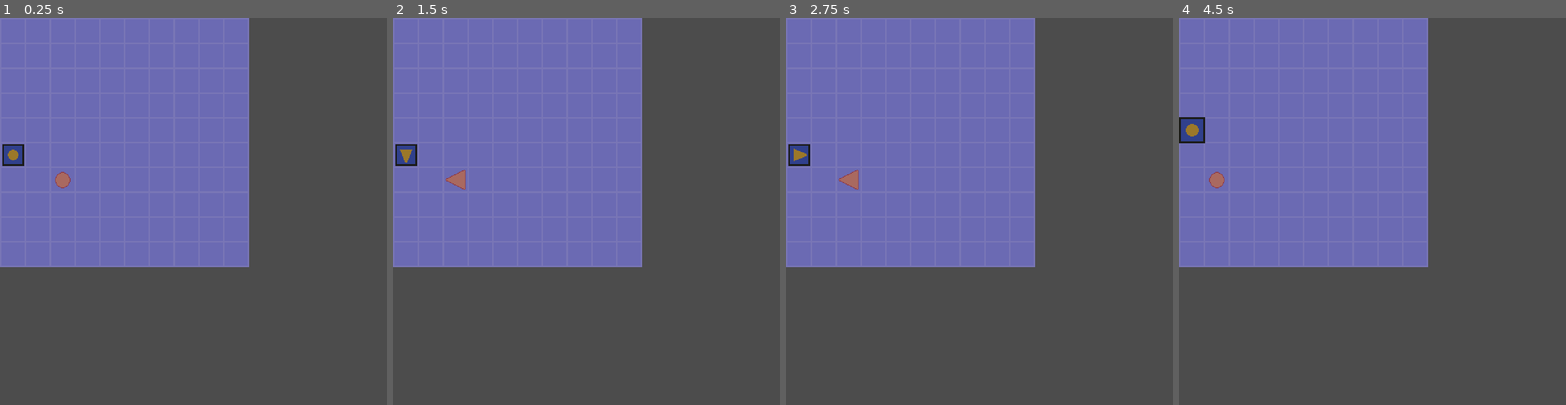
Above: before the commit, frames 1-4 (left to right).
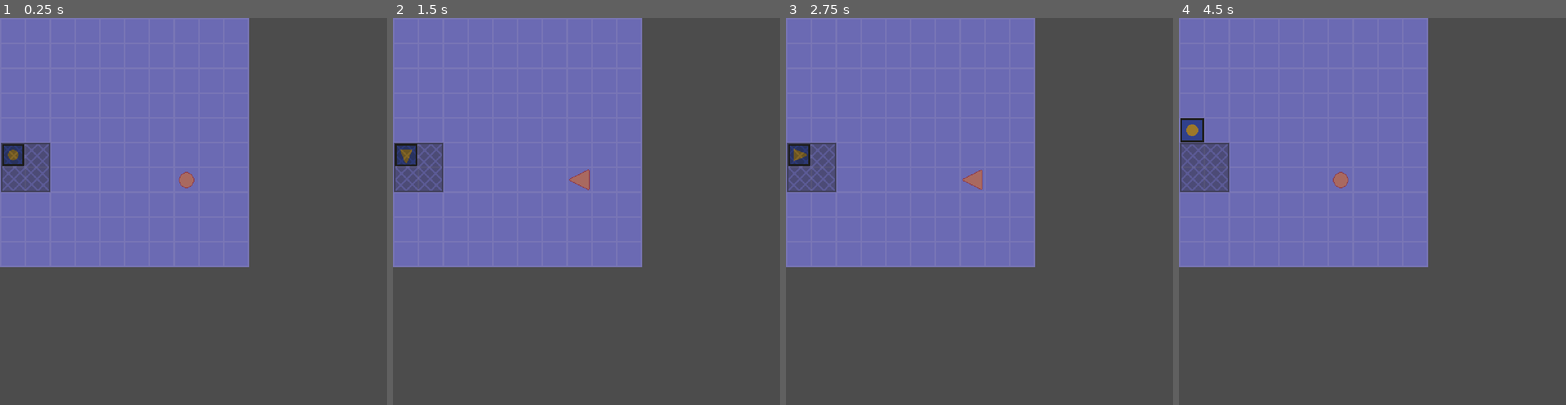
Above: after the commit, the same moments.

Repository: nolenroyalty/Click-Click-Trick
Game: Godot game, scene res://battlefield/Battlefield.tscn
The game is run twice, just before and just after one commit, with the same random seed, the same clock (stepped at 60 frames per second) and the same inputs. The project has no main scene, so this scene is started directly.
Inputs:
- Up to frame 1 (0.25 s): no input
- Up to frame 2 (1.5 s): tap Enter at 0.5 s; hold D (player_right) 0.53-1.28 s; tap Space (player_cancel) at 1.25 s; hold S (player_down) from 1.28 s (still down)
- Up to frame 3 (2.75 s): tap Enter at 2 s; release S (player_down) at 2.03 s; hold D (player_right) from 2.03 s (still down)
- Up to frame 4 (4.5 s): tap Space (player_cancel) at 2.75 s; release D (player_right) at 2.78 s; hold W (player_up) 2.78-3.53 s; tap Enter at 3.5 s; hold A (player_left) from 3.53 s (still down); tap Z (DEBUG_pulse) at 4.15 s

The runs differ from the first frame. In frame 1, 1.7% of the frame differs, in the area x 0-51%, y 32-45%; in frame 2, 1.8%; in frame 3, 1.8%; in frame 4, 1.9%, in the area x 0-44%, y 25-45%.

Commit message:
generic pulsing, basic zone, basic enemy movement, some cleanup

Diff:
--- a/battlefield/Battlefield.gd
+++ b/battlefield/Battlefield.gd
@@ -3,10 +3,9 @@
 onready var player = $Player
 onready var beat_timer = $BeatTimer
 
-enum BEAT { NOOP, SHOW, EXECUTE }
 enum S { WAIT, TICKING }
-const FOURFOUR_SIMPLE = [ BEAT.NOOP, BEAT.SHOW, BEAT.SHOW, BEAT.EXECUTE ]
-const TRACKS = [[ MusicLoop.TRACKS.START_60BPM, FOURFOUR_SIMPLE, 60 ]]
+var FOURFOUR_SIMPLE = [ U.BEAT.NOOP, U.BEAT.SHOW, U.BEAT.SHOW, U.BEAT.MOVE ]
+var TRACKS = [[ MusicLoop.TRACKS.START_60BPM, FOURFOUR_SIMPLE, 60 ]]
 
 var track = TRACKS[0]
 var beat_count = 0
@@ -29,23 +28,26 @@
 	var beat = get_beat()
 	incr_beat()
 	tick_enemies(beat)
+	tick_traps(beat)
 
 	match beat:
-		BEAT.NOOP:
+		U.BEAT.NOOP:
 			player.record()
-		BEAT.SHOW:
+			# Remove dead enemies
+		U.BEAT.SHOW:
 			# Pulse enemies
 			# Show each enemies' next move
 			player.pulse()
-		BEAT.EXECUTE:
+		U.BEAT.MOVE:
 			player.execute()
 			# Move the player
 			move(player, U.d(player.direction))
 			move_enemies()
-			# Move the enemies
-			# Penalize enemies that fell for a trap
-			# Remove dead enemies
-			# Handle collisions for enemies / projectiles after removing dead ones
+			# Collision won't fire on this frame, so we can't handle
+			# collisions here. We can either handle them on the next beat
+			# (probably awkward from a gameplay perspective) or we can
+			# handle them in the relevant trap code as they trigger.
+			# I think the latter is the better option.
 
 func _process(_delta):
 	match state:
@@ -57,10 +59,7 @@
 func move_enemies():
 	for enemy in get_enemies():
 		for direction in enemy.get_directions():
-			print(direction)
-			var d = U.d(direction)
-			print(d)
-			move(enemy, d)
+			move(enemy, U.d(direction))
 
 func tick_enemies(beat):
 	for enemy in get_enemies():
@@ -70,9 +69,13 @@
 	for enemy in get_enemies():
 		enemy.init(player)
 
+func tick_traps(beat):
+	for trap in get_traps():
+		trap.tick(beat)
+
 func start_music():
 	state = S.TICKING
-	beat_timer.wait_time = 60.0 / _bpm()
+	beat_timer.wait_time = U.beat_time
 	beat_timer.connect("timeout", self, "execute_tick")
 	MusicLoop.start(_music())
 	execute_tick()
@@ -87,7 +90,6 @@
 	var pos = U.pos_(node)
 	var new_pos = pos + d
 	var clamped = new_pos
-	# print("%s | %s | %s | %s" % [pos_(node), pos, new_pos, clamped])
 	clamped.x = clamp(new_pos.x, 0, width - 1)
 	clamped.y = clamp(new_pos.y, 0, height - 1)
 	node.position = clamped * C.CELL_SIZE + C.GRID_OFFSET
@@ -101,11 +103,20 @@
 			e.append(enemy)
 	return e
 
+func get_traps():
+	var t = []
+	for trap in get_children():
+		if trap.is_in_group("trap"):
+			t.append(trap)
+	return t
+
 func _ready():
+	U.set_bpm(_bpm())
 	start_music()
 	init_enemies()
 	width = $Grid.width
 	height = $Grid.height
+
 
 func _music():
 	return track[0]
--- a/battlefield/Battlefield.tscn
+++ b/battlefield/Battlefield.tscn
@@ -1,9 +1,10 @@
-[gd_scene load_steps=5 format=2]
+[gd_scene load_steps=6 format=2]
 
 [ext_resource path="res://battlefield/GridBackground.tscn" type="PackedScene" id=1]
 [ext_resource path="res://player/Player.tscn" type="PackedScene" id=2]
 [ext_resource path="res://battlefield/Battlefield.gd" type="Script" id=3]
 [ext_resource path="res://enemies/SimpleEnemy.tscn" type="PackedScene" id=4]
+[ext_resource path="res://traps/Zone.tscn" type="PackedScene" id=5]
 
 [node name="Battlefield" type="Node2D"]
 script = ExtResource( 3 )
@@ -16,4 +17,7 @@
 [node name="BeatTimer" type="Timer" parent="."]
 
 [node name="BasicEnemy" parent="." instance=ExtResource( 4 )]
-position = Vector2( 65, 193 )
+position = Vector2( 225, 193 )
+
+[node name="Zone" parent="." instance=ExtResource( 5 )]
+position = Vector2( 1, 161 )
--- /dev/null
+++ b/effects/PulseTween.gd
@@ -0,0 +1,25 @@
+extends Tween
+
+# Attach to any node with a Sprite child and call pulse() to make it pulse.
+var sprite
+
+func interp(time, start, end):
+	var _ignore = interpolate_property(sprite, "scale", start, end, time, TRANS_QUAD, EASE_OUT)
+
+func pulse():
+	# I don't quite understand why, but this doesn't look right if we divide time by 2.0 as you'd expect.
+	# My bet is that there's a race and we call pulse a frame too early or late, so we're still in the
+	# last frame of the prior animation when we call our next pulse. Or something. The behavior does
+	# change if we don't provide "null" and instead provide 1, 1 or amount. Anyway, it's not a huge deal
+	# and pulsing like this kinda looks nicer anyway so I'm not going to worry about it.
+	var amount = U.v(1.1, 1.1)
+	var time = U.beat_time / 3.0
+	interp(time, null, amount)
+	var _ignore = start()
+	yield(self, "tween_completed")
+	interp(time, null, U.v(1, 1))
+	_ignore = start()
+
+# Called when the node enters the scene tree for the first time.
+func _ready():
+	sprite = get_parent().get_node("Sprite")
--- /dev/null
+++ b/effects/PulseTween.tscn
@@ -0,0 +1,6 @@
+[gd_scene load_steps=2 format=2]
+
+[ext_resource path="res://effects/PulseTween.gd" type="Script" id=1]
+
+[node name="PulseTween" type="Tween"]
+script = ExtResource( 1 )
--- a/enemies/SimpleEnemy.gd
+++ b/enemies/SimpleEnemy.gd
@@ -1,6 +1,7 @@
 extends Node2D
 
 onready var sprite = $Sprite
+onready var pulse_tween = $PulseTween
 var player : Node2D
 var direction = U.D.NONE
 
@@ -47,13 +48,17 @@
 func get_directions():
 	return [direction]
 
+func pulse():
+	pulse_tween.pulse()
+
 func tick(beat):
 	match beat:
 		U.BEAT.NOOP:
 			direction = U.D.NONE
 		U.BEAT.SHOW:
 			direction = player_direction()
+			pulse()
 			# Pulse?
-		U.BEAT.EXECUTE:
+		U.BEAT.MOVE:
 			pass
 	display_current_move()
--- a/enemies/SimpleEnemy.tscn
+++ b/enemies/SimpleEnemy.tscn
@@ -1,7 +1,11 @@
-[gd_scene load_steps=3 format=2]
+[gd_scene load_steps=5 format=2]
 
 [ext_resource path="res://enemies/sprites/basicenemy.png" type="Texture" id=1]
 [ext_resource path="res://enemies/SimpleEnemy.gd" type="Script" id=2]
+[ext_resource path="res://effects/PulseTween.tscn" type="PackedScene" id=3]
+
+[sub_resource type="RectangleShape2D" id=1]
+extents = Vector2( 15, 15 )
 
 [node name="BasicEnemy" type="Node2D" groups=["enemy"]]
 script = ExtResource( 2 )
@@ -10,3 +14,13 @@
 position = Vector2( 16, 16 )
 texture = ExtResource( 1 )
 hframes = 2
+
+[node name="Area2D" type="Area2D" parent="."]
+collision_layer = 2
+collision_mask = 0
+
+[node name="CollisionShape2D" type="CollisionShape2D" parent="Area2D"]
+position = Vector2( 16, 16 )
+shape = SubResource( 1 )
+
+[node name="PulseTween" parent="." instance=ExtResource( 3 )]
--- a/globals/Utilities.gd
+++ b/globals/Utilities.gd
@@ -3,7 +3,10 @@
 func v(x, y): return Vector2(x, y)
 
 enum D { NONE, UP, DOWN, LEFT, RIGHT }
-enum BEAT { NOOP, SHOW, EXECUTE }
+enum BEAT { NOOP, SHOW, MOVE }
+
+var bpm = 0 setget set_bpm
+var beat_time = 0
 
 func d(d_):
 	match d_:
@@ -19,3 +22,7 @@
 	var x = int(p.x / C.CELL_SIZE)
 	var y = int(p.y / C.CELL_SIZE)
 	return v(x, y)
+
+func set_bpm(bpm_):
+	bpm = bpm_
+	beat_time = 60.0 / bpm
--- a/player/Player.gd
+++ b/player/Player.gd
@@ -3,7 +3,7 @@
 enum S { RECORDING, MOVING }
 
 onready var sprite = $Sprite
-onready var anim = $AnimationPlayer
+onready var pulse_tween = $PulseTween
 
 var state = S.RECORDING
 var direction = U.D.NONE
@@ -62,4 +62,5 @@
 			pulse()
 
 func pulse():
-	anim.play("pulse")
+	pulse_tween.pulse()
+	# anim.play("pulse")
--- a/player/Player.tscn
+++ b/player/Player.tscn
@@ -1,7 +1,8 @@
-[gd_scene load_steps=5 format=2]
+[gd_scene load_steps=6 format=2]
 
 [ext_resource path="res://player/sprites/player4.png" type="Texture" id=1]
 [ext_resource path="res://player/Player.gd" type="Script" id=2]
+[ext_resource path="res://effects/PulseTween.tscn" type="PackedScene" id=3]
 
 [sub_resource type="Animation" id=1]
 length = 0.001
@@ -57,3 +58,5 @@
 [node name="AnimationPlayer" type="AnimationPlayer" parent="."]
 anims/RESET = SubResource( 1 )
 anims/pulse = SubResource( 2 )
+
+[node name="PulseTween" parent="." instance=ExtResource( 3 )]
--- a/project.godot
+++ b/project.godot
@@ -93,6 +93,12 @@
  ]
 }
 
+[layer_names]
+
+2d_physics/layer_1="player"
+2d_physics/layer_2="enemy"
+2d_physics/layer_3="terrain"
+
 [mono]
 
 project/assembly_name="dont-do-that"
--- /dev/null
+++ b/traps/Zone.gd
@@ -0,0 +1,31 @@
+extends Node2D
+
+var present_enemies = {}
+
+func get_enemy(area):
+	var potential_enemy = area.get_parent()
+	if potential_enemy.is_in_group("enemy"):
+		return potential_enemy
+	else:
+		print("Potential bug: get_enemy called with something that wasn't an enemy! Area: %s | Parent: %s" % [area, potential_enemy])
+		return null
+
+func enemy_entered(area):
+	var enemy = get_enemy(area)
+	if enemy:
+		present_enemies[enemy] = true
+
+func enemy_exited(area):
+	var enemy = get_enemy(area)
+	if enemy:
+		if present_enemies.erase(enemy):
+			pass
+		else:
+			print("Enemy %s exited but was not in present_enemies" % [enemy])
+
+func tick(_beat):
+	pass
+
+func _ready():
+	var _ignore = $Area2D.connect("area_entered", self, "enemy_entered")
+	_ignore = $Area2D.connect("area_exited", self, "enemy_exited")
--- /dev/null
+++ b/traps/Zone.tscn
@@ -0,0 +1,22 @@
+[gd_scene load_steps=4 format=2]
+
+[ext_resource path="res://traps/sprites/zone2.png" type="Texture" id=1]
+[ext_resource path="res://traps/Zone.gd" type="Script" id=2]
+
+[sub_resource type="RectangleShape2D" id=1]
+extents = Vector2( 32, 32 )
+
+[node name="Zone" type="Node2D" groups=["trap"]]
+script = ExtResource( 2 )
+
+[node name="Sprite" type="Sprite" parent="."]
+position = Vector2( 32, 32 )
+texture = ExtResource( 1 )
+
+[node name="Area2D" type="Area2D" parent="."]
+collision_layer = 4
+collision_mask = 2
+
+[node name="CollisionShape2D" type="CollisionShape2D" parent="Area2D"]
+position = Vector2( 32, 32 )
+shape = SubResource( 1 )
Binary file added: traps/sprites/zone1.png
Not shown, added: traps/sprites/zone1.png.import
Binary file added: traps/sprites/zone2.png
Not shown, added: traps/sprites/zone2.png.import
